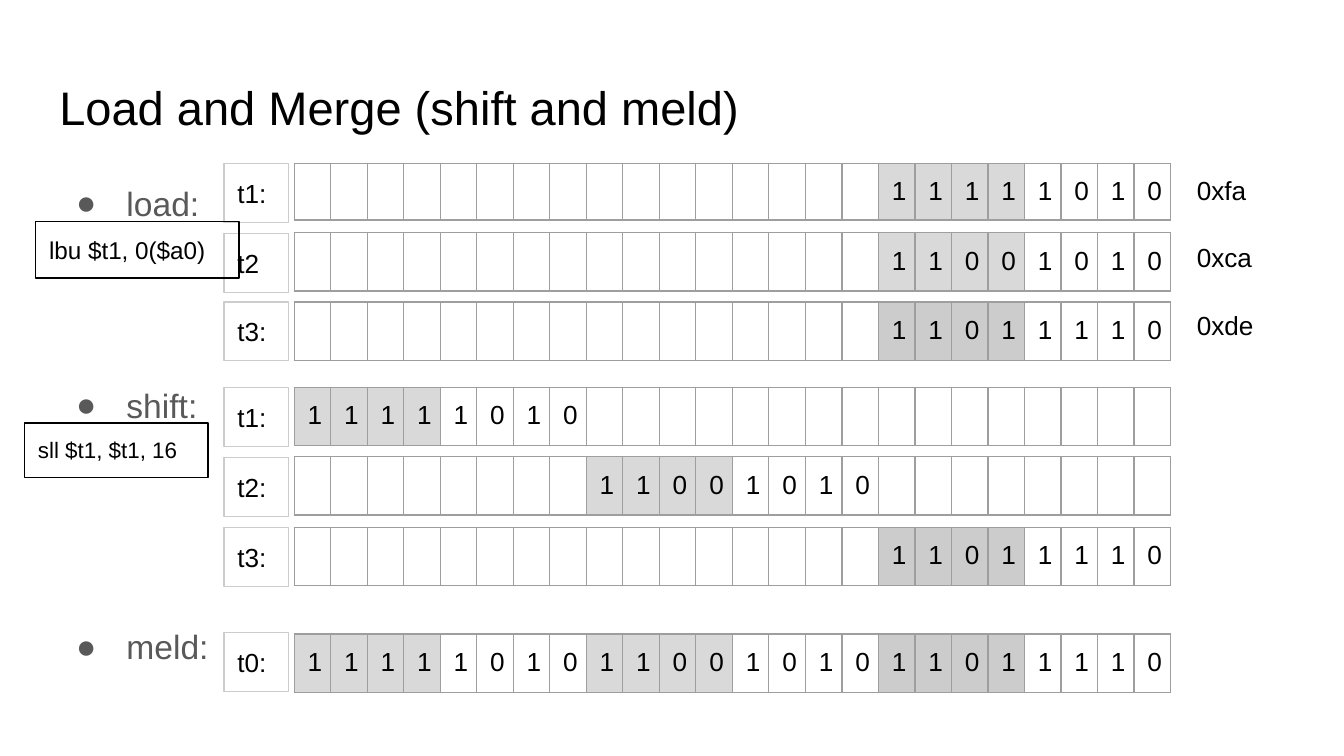
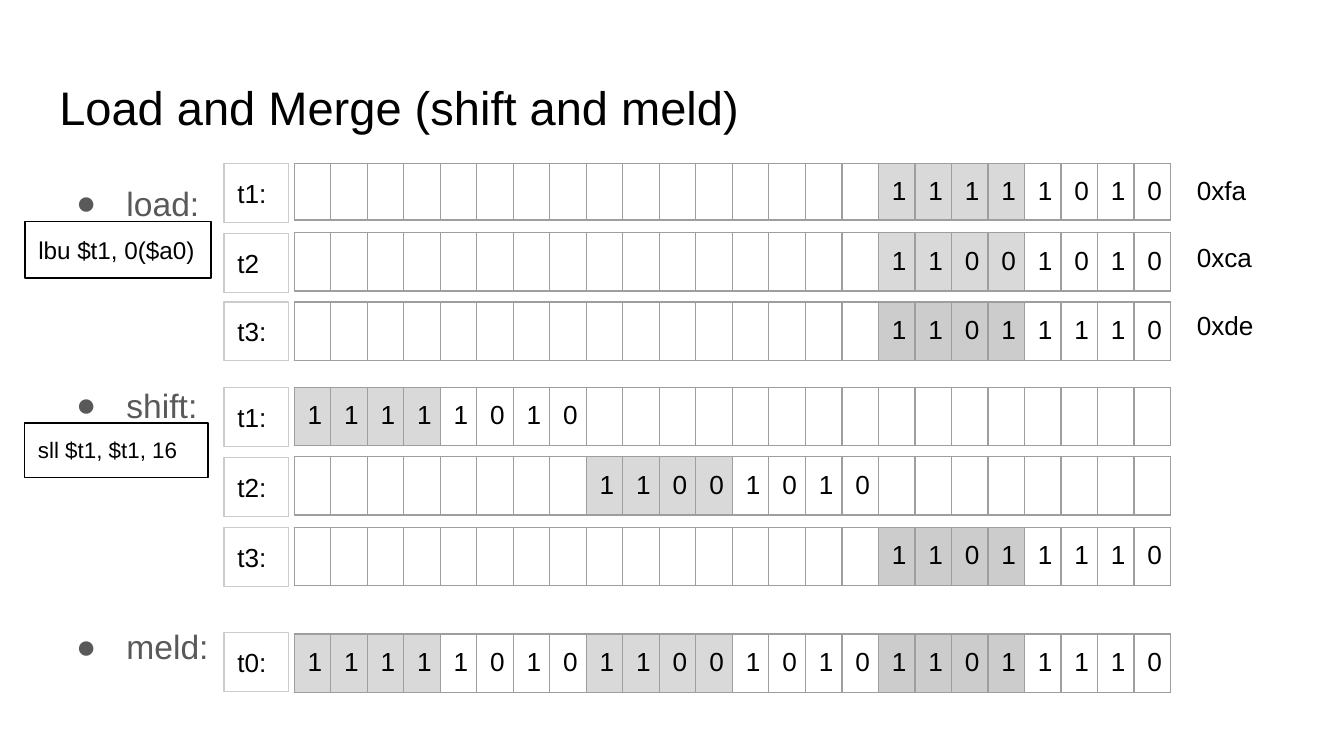
Before and after one commit to sgarcia0206/comp122-f23, a slide deck: slide 5 of format-encodings/slide_presentations/.hidden/base64-encoding.pptx. Drawn at 1344x756 pixels with LibreOffice and Linux fonts; fonts in the diff are those of the drawing. Boxes give left, top, right and bottom in pixels: in the first picture for what was removed or moved away, otherwise in the second. Text is boxed around its words. In the diff, an @@ line names an element or a change of style, - is before the commit and + after.

```diff
--- a/format-encodings/slide_presentations/.hidden/base64-encoding.pptx
+++ b/format-encodings/slide_presentations/.hidden/base64-encoding.pptx
@@ rectangle "lbu $t1, 0($a0)": place and size @@
-rectangle "lbu $t1, 0($a0)" at <box>36,222,239,278</box>
+rectangle "lbu $t1, 0($a0)" at <box>24,222,211,278</box>
```
Also in this commit, not shown: 2 other slides changed, 1 other file.
